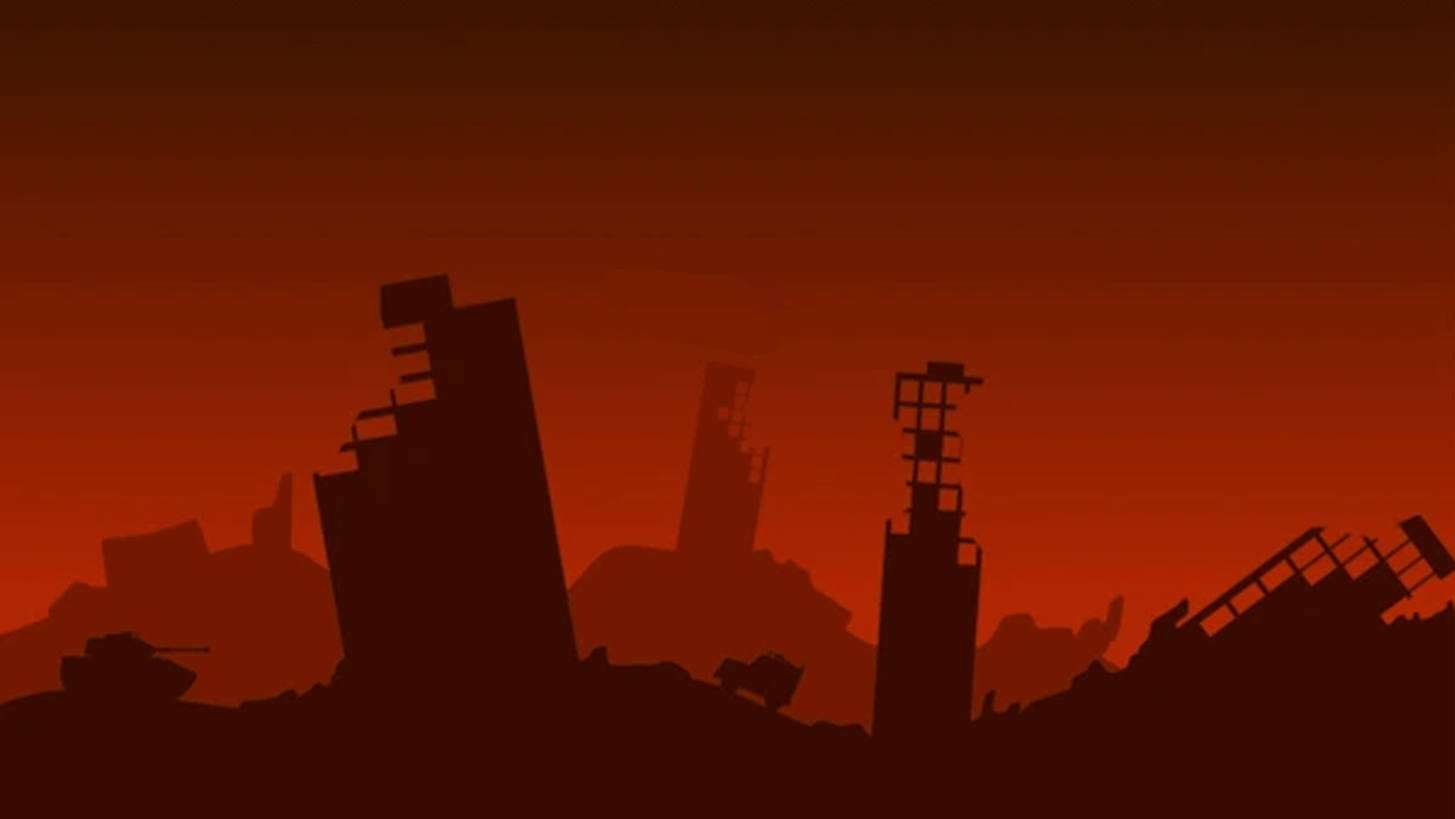
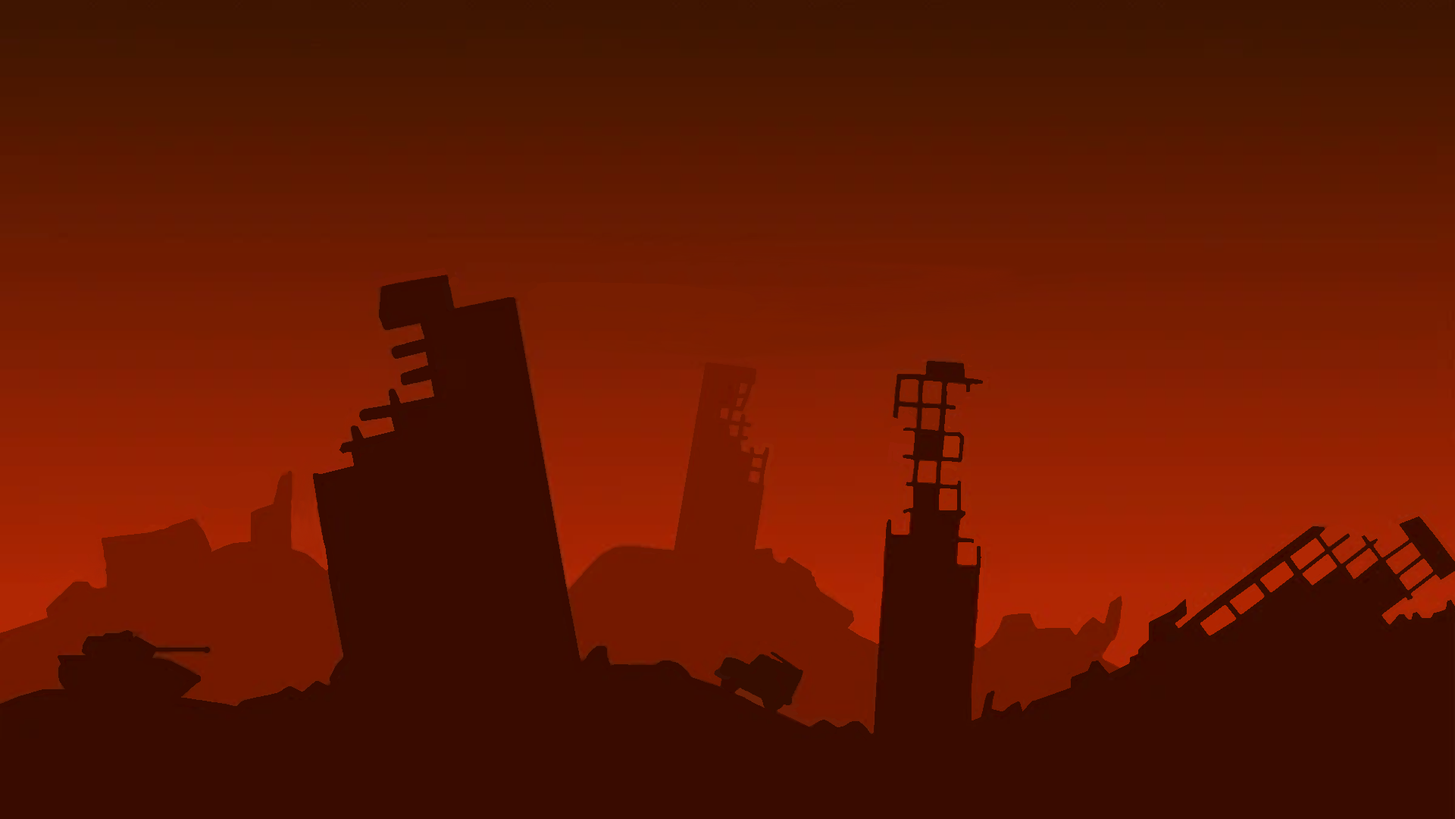
The second 1455×819 image is a revision of the first. Changes to its layers:
painted on "Layer 1" over [0, 237, 1455, 740]
